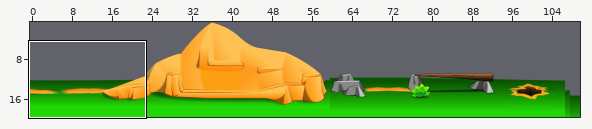
Two states of a Tiled map, CCC_physics/CCC_physics/mainMaze2.tmx. The picture above shows the old version from afar; the outline marks the close-up.
Close-up. The starting point:
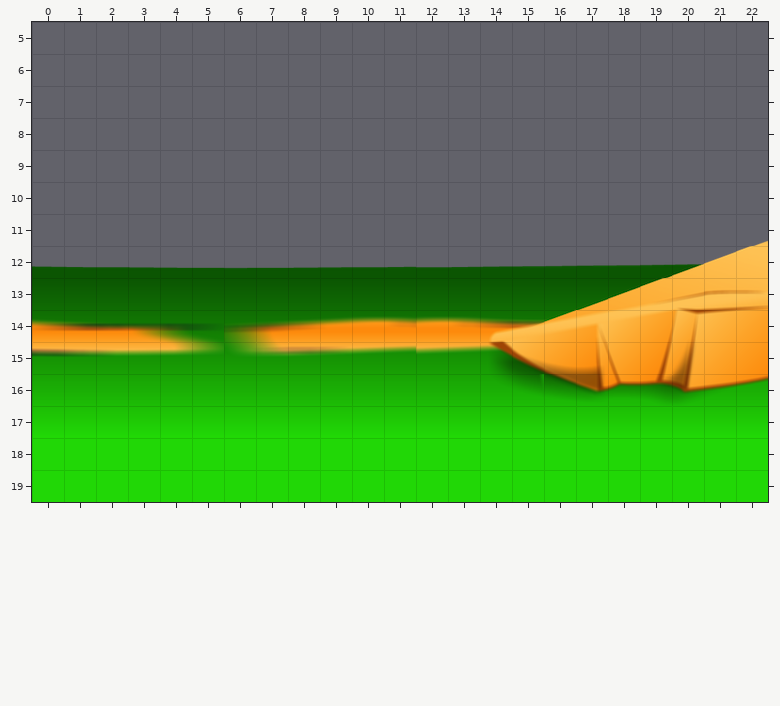
Cells are 32x32 px. Shown: x 0..22, y 5..19. The commit also changed other parts of the map, which this record leaves out.
Once edited:
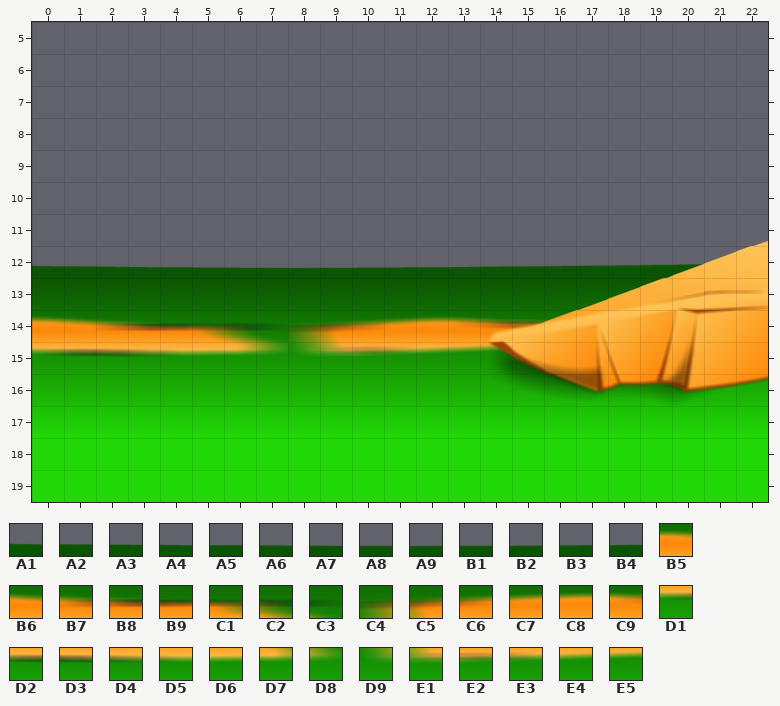
Key: from "Back": A1 1042, A2 1043, A3 1044, A4 1045, A5 1046, A6 1047, A7 1048, A8 1049, A9 1064, B1 1065, B2 1066, B3 1067, B4 1069, B5 1228, B6 1229, B7 1230, B8 1231, B9 1232, C1 1233, C2 1234, C3 1235, C4 1250, C5 1251, C6 1252, C7 1253, C8 1254, C9 1255, D1 1321, D2 1322, D3 1323, D4 1324, D5 1325, D6 1326, D7 1327, D8 1328, D9 1343, E1 1344, E2 1345, E3 1346, E4 1347, E5 1348.
__ is an empty cell.
Tiles replaced or removed in this view: A3, A4, A5, A6, A7, A8, A9, B2, B3, B4, B7, B8, B9, C1, C2, C3, C4, C5, C6, C7, C8, C9, D3, D4, D5, D6, D7, D8, D9, E1, E2, E3, E4, E5.
Tiles of an added or newly shown layer are drawn over the layers below it.
Change:
Changed rows in their new state; .. is an unchanged cell.
Layer "back":
first column x 0:
12 __ __ __ __ __ __ __ .. __ __ __ __
14 __ __ __ __ __ __ __ __ __ __ __ __
15 __ __ __ __ __ __ __ __ __ __ __ __
Layer "cliff" (added):
first column x 0:
12 A1 A2 A3 A4 A5 A6 A7 .. A9 B1 B2 B3
14 B5 B6 B7 B8 B9 C1 C2 C3 C4 C5 C6 C7
15 D1 D2 D3 D4 D5 D6 D7 D8 D9 E1 E2 E3
Pixel boxes of the changes (left, top, right, bottom) in both close-ups:
changed: (32, 265, 247, 269)
changed: (288, 266, 416, 269)
changed: (32, 316, 416, 357)
